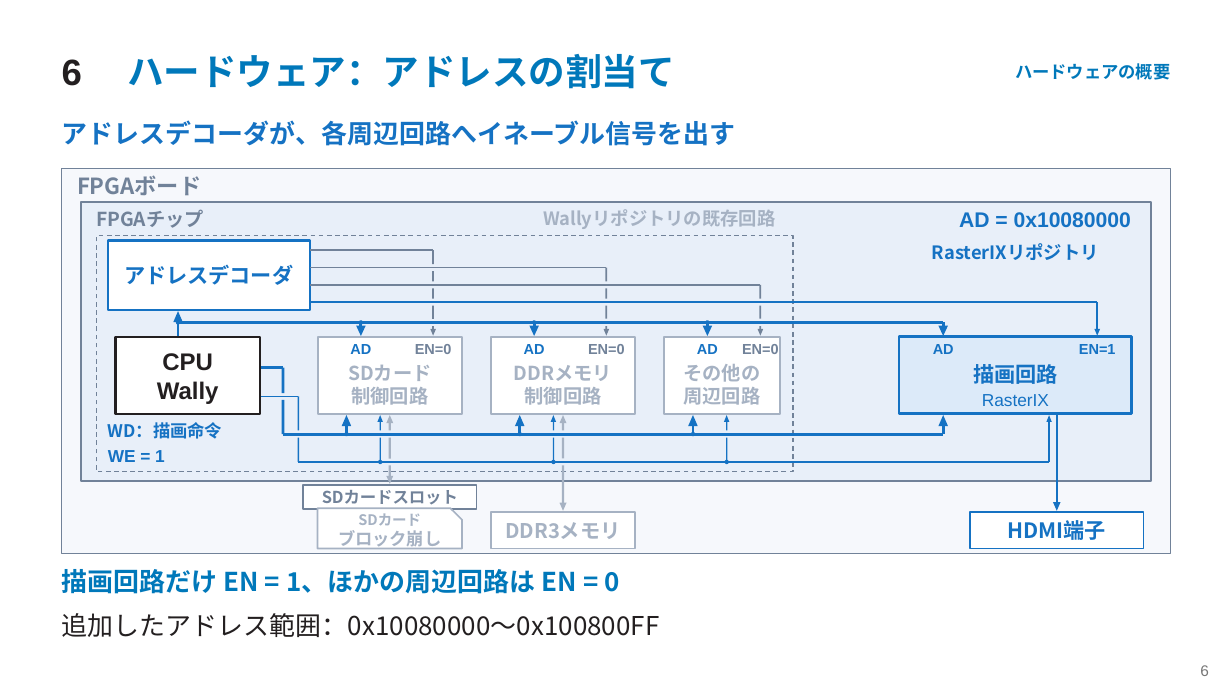
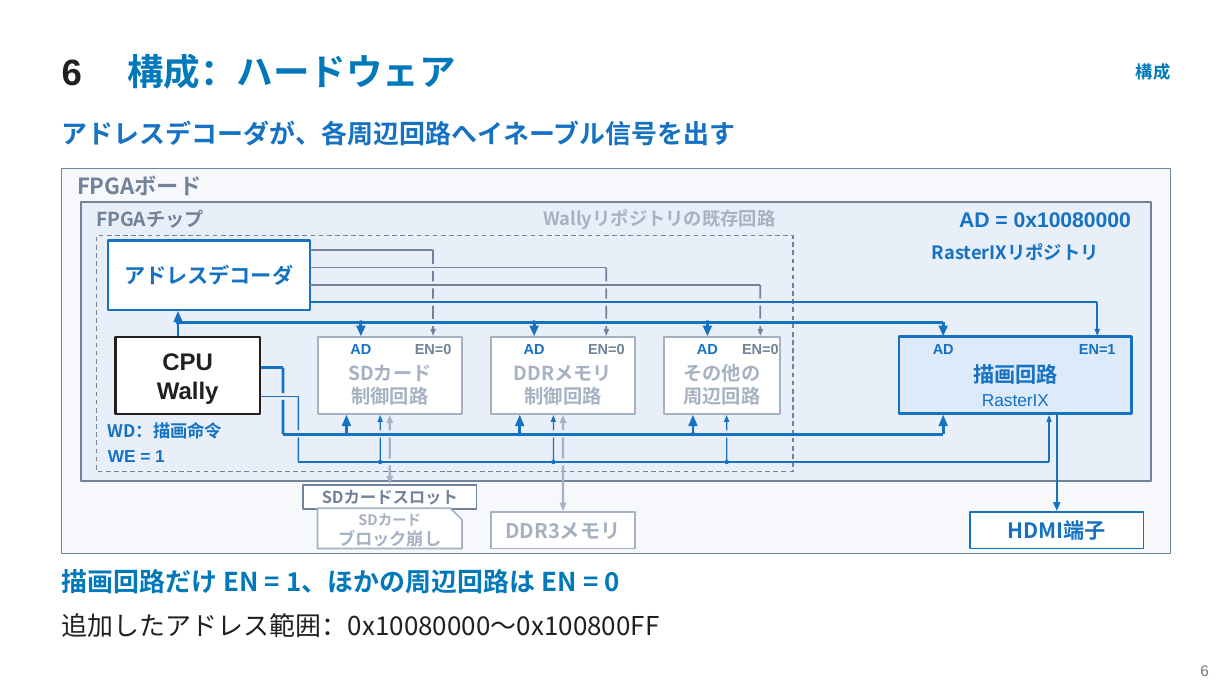
Before and after one commit to SoshiroFujimori/wally-game-console-research, a slide deck: slide 6 of docs/presentation/中間発表_主要事項.pptx. Drawn at 1232x693 pixels with LibreOffice and Linux fonts; fonts in the diff are those of the drawing. Boxes give left, top, right and bottom in pixels: in the first picture for what was removed or moved away, otherwise in the second. Text is boxed around its words. In the diff, an @@ line names an element or a change of style, - is before the commit and + after.

```diff
--- a/docs/presentation/中間発表_主要事項.pptx
+++ b/docs/presentation/中間発表_主要事項.pptx
@@ text at [127, 54, 456, 89]: text changed @@
-ハードウェア：アドレスの割当て
+構成：ハードウェア
@@ text at [1136, 63, 1171, 80]: text changed @@
-ハードウェアの概要
+構成
```
Also in this commit, not shown: 8 other slides changed, 11 other files.
